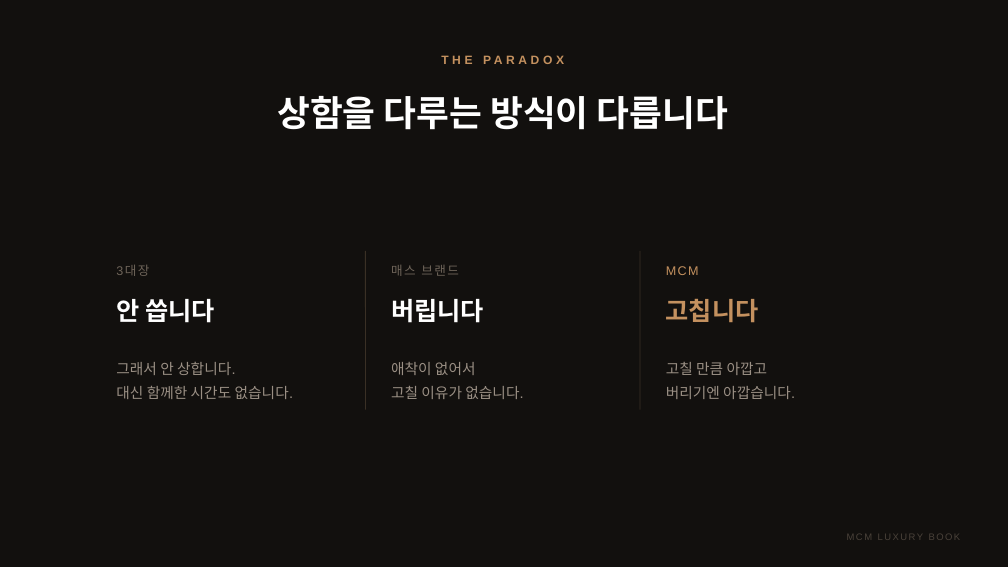
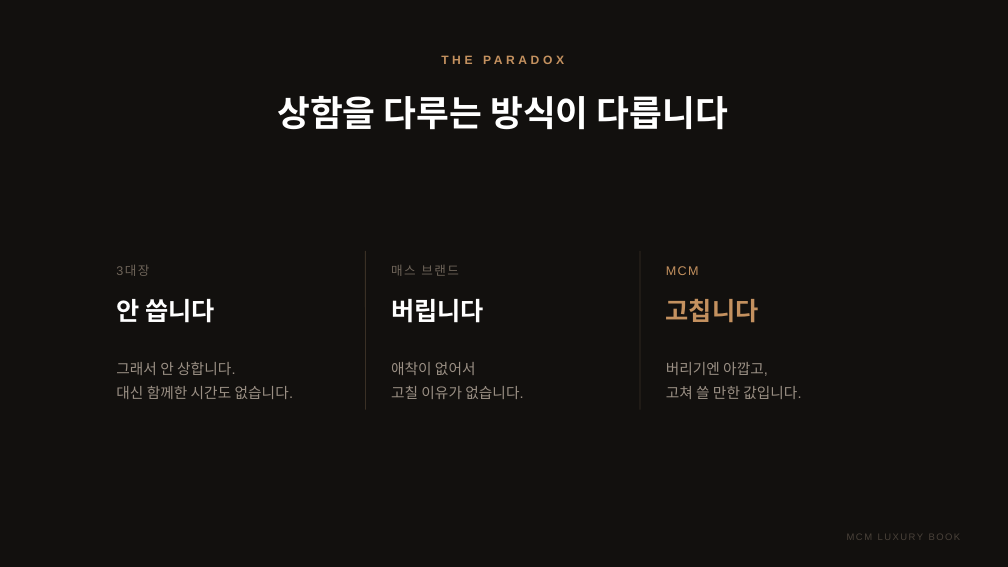
Before and after one commit to elominatedCloud/likeGonzi, a slide deck: slide 9 of docs/ir/MCM_Luxury_Book_IR.pptx. Drawn at 1008x567 pixels with LibreOffice and Linux fonts; fonts in the diff are those of the drawing; background and template pictures are left out. Boxes give left, top, right and bottom in pixels: in the first picture for what was removed or moved away, otherwise in the second. Text is boxed around its words. In the diff, an @@ line names an element or a change of style, - is before the commit and + after.

```diff
--- a/docs/ir/MCM_Luxury_Book_IR.pptx
+++ b/docs/ir/MCM_Luxury_Book_IR.pptx
@@ text at [666, 362, 801, 399]: text changed @@
-고칠 만큼 아깝고
-버리기엔 아깝습니다.
+버리기엔 아깝고,
+고쳐 쓸 만한 값입니다.
```
Also in this commit, not shown: 3 other slides changed, 2 slides added, 1 slide removed, 4 other files.
